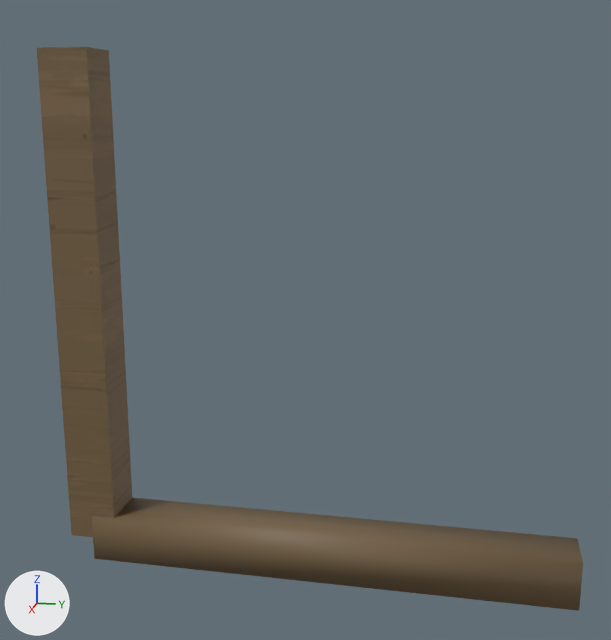
A saved change to the FBX model Assets/Stylized_Egypt/Meshes/building/SM_wooden_beam_01.fbx.
Camera for both pictures: a camera (50 mm lens) standing at (6.32, 3.07, 3.53) and looking at (0.0, 1.81, 1.95). The axes (+X, +Y, +Z) are drawn at lower left. The lights are the same throughout. Where no turn or scale is listed for an object, it has been applied to the vertices.

In view in the first picture: 'SM_wooden_beam_01', 'SM_wooden_beam_01_ConvexHulls'.
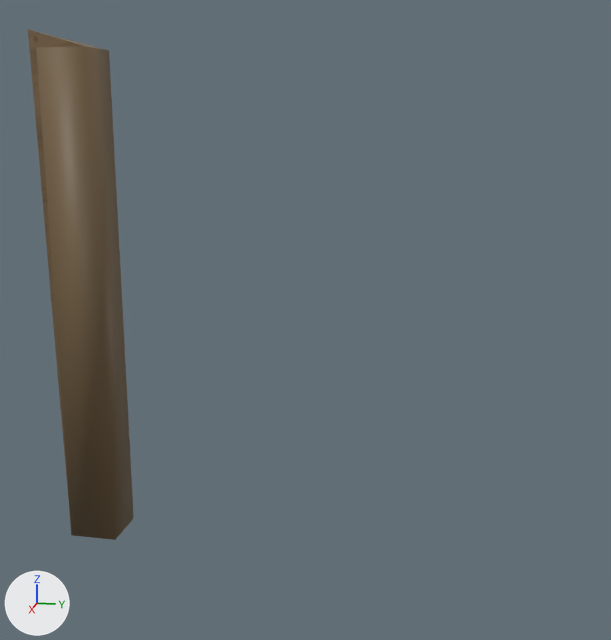
The change, as a diff of the scene's bpy script:
```diff
--- a/Assets/Stylized_Egypt/Meshes/building/SM_wooden_beam_01.fbx.py
+++ b/Assets/Stylized_Egypt/Meshes/building/SM_wooden_beam_01.fbx.py
@@ me_sm_wooden_beam_01_001 @@
+me_sm_wooden_beam_01_001.from_pydata(...)  # 7 vertices, 10 faces; spans x -0.2..0.2, y -0.43..0.2, z 0.0..4.16
+me_sm_wooden_beam_01_001.materials.append(mat_mi_building_wood_02_inst)  # picture img_t_wood_01_basecolor_png
@@ ob_sm_wooden_beam_01_convexhulls @@
 ob_sm_wooden_beam_01_convexhulls = bpy.data.objects.new('SM_wooden_beam_01_ConvexHulls', me_sm_wooden_beam_01_convexhulls)
+ob_sm_wooden_beam_01_convexhulls.parent = ob_sm_wooden_beam_47
 ob_sm_wooden_beam_01_convexhulls.location = (0.0, 0.0, 0.0)
-ob_sm_wooden_beam_01_convexhulls.scale = (0.01, 0.01, 0.01)
@@ ob_sm_wooden_beam_47 @@
+ob_sm_wooden_beam_47 = bpy.data.objects.new('SM_wooden_beam_47', None)
+ob_sm_wooden_beam_47.location = (0.0, 0.0, 0.0)
+ob_sm_wooden_beam_47.rotation_euler = (1.571, 0.0, 0.0)  # degrees (90, 0, 0)
+ob_sm_wooden_beam_47.scale = (0.01, 0.01, 0.01)
@@ ob_sm_wooden_beam_01_lod1 @@
+ob_sm_wooden_beam_01_lod1 = bpy.data.objects.new('SM_wooden_beam_01_LOD1', me_sm_wooden_beam_01_001)
+ob_sm_wooden_beam_01_lod1.location = (0.0, 0.0, 0.0)
```

Pixel boxes [x1, y1, x2, y2] of what changed, in the pictures (611 x 640 px):
'SM_wooden_beam_01_ConvexHulls', moved, rescaled (80% narrower, 330% taller)
    before: [92, 497, 583, 611]
    after: [36, 47, 134, 540]
'SM_wooden_beam_01_LOD1', added (brown)
    after: [28, 29, 105, 511]
'SM_wooden_beam_01', unchanged, covered by the edit
    before: [36, 47, 132, 537]
